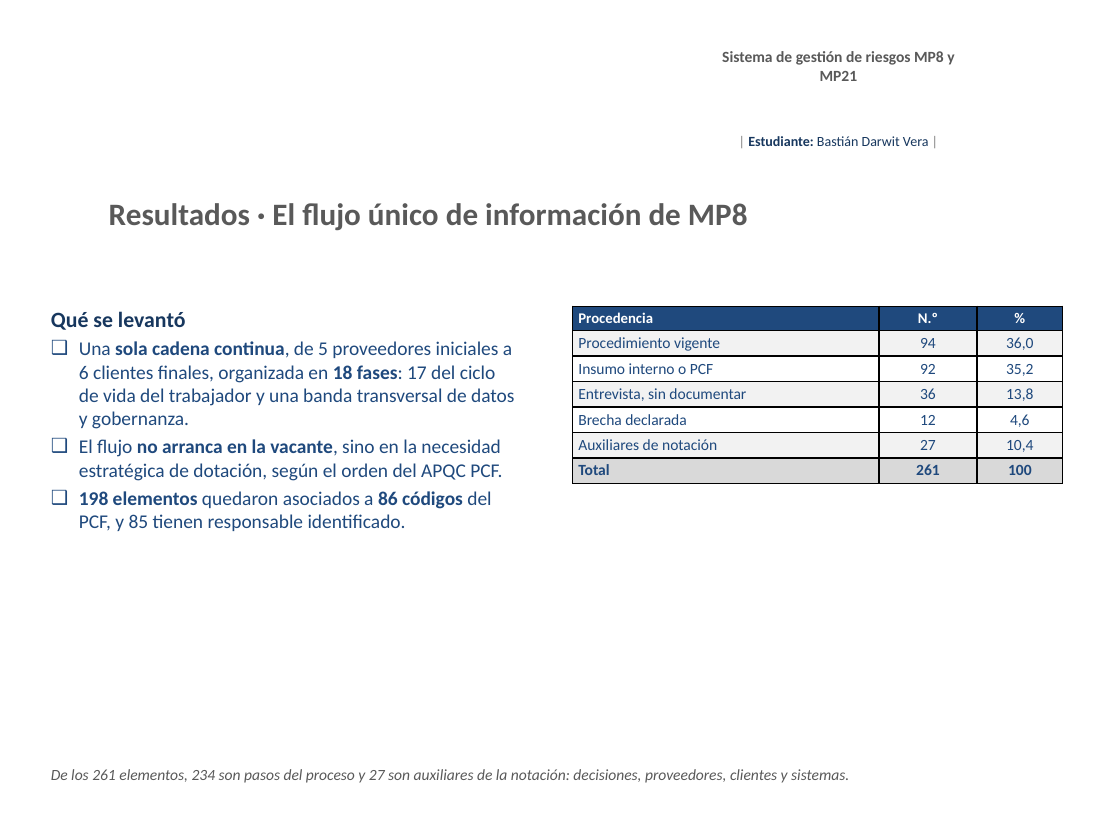
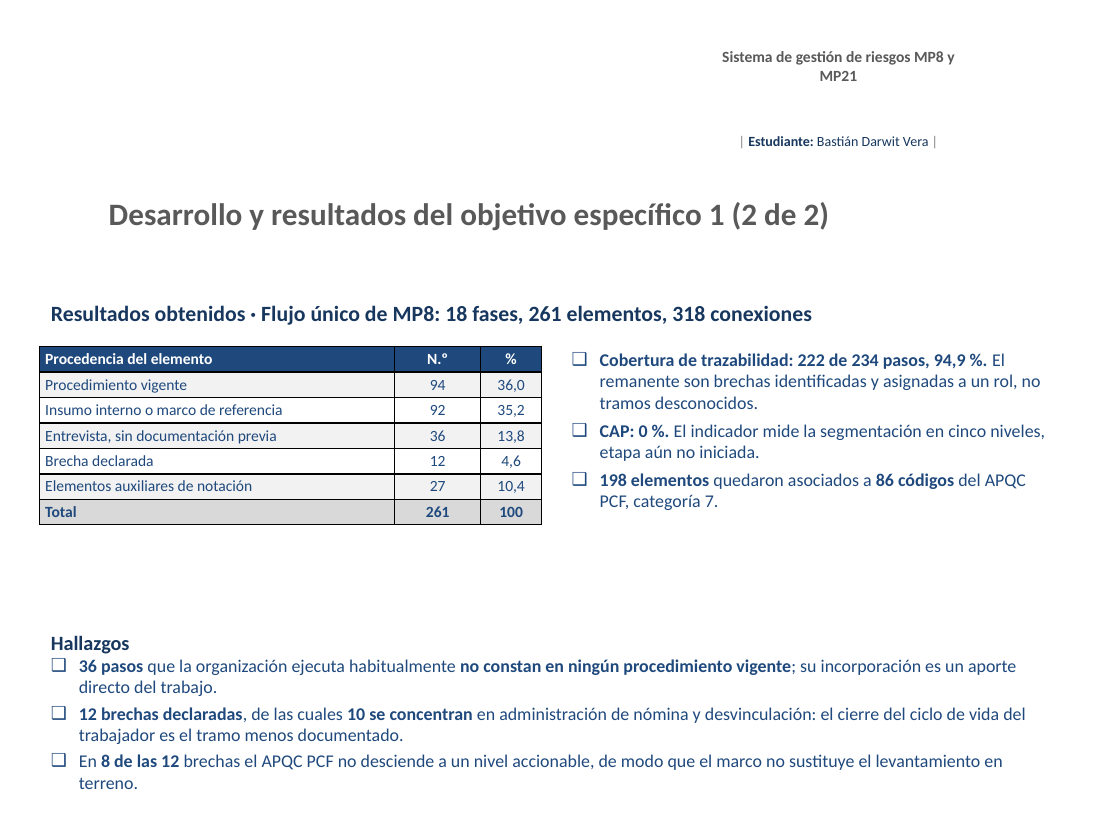
Before and after one commit to BastianDarwit/AFE, a slide deck: slide 9 of Avance_1_TFG_Bastian_Darwit_v1.pptx (slide 10 before the commit). Drawn at 1120x840 pixels with LibreOffice and Linux fonts; fonts in the diff are those of the drawing; background and template pictures are left out. Boxes give left, top, right and bottom in pixels: in the first picture for what was removed or moved away, otherwise in the second. Text is boxed around its words. In the diff, an @@ line names an element or a change of style, - is before the commit and + after.

```diff
--- a/Avance_1_TFG_Bastian_Darwit_v1.pptx
+++ b/Avance_1_TFG_Bastian_Darwit_v1.pptx
@@ text at [109, 202, 829, 230]: text changed @@
-Resultados · El flujo único de información de MP8
+Desarrollo y resultados del objetivo específico 1 (2 de 2)
@@ text at [51, 305, 812, 325]: text changed; size 12.5 to 14 pt; text colour #1F497D to #17375E; bold on @@
-Qué se levantó
-❑ Una sola cadena continua, de 5 proveedores iniciales a 6 clientes finales, organizada en 18 fases: 17 del ciclo de vida del trabajador y una banda transversal de datos y gobernanza.
-❑ El flujo no arranca en la vacante, sino en la necesidad estratégica de dotación, según el orden del APQC PCF.
-❑ 198 elementos quedaron asociados a 86 códigos del PCF, y 85 tienen responsable identificado.
+Resultados obtenidos · Flujo único de MP8: 18 fases, 261 elementos, 318 conexiones
@@ table at [39, 346, 542, 604] @@
-row 1, column 1: Procedencia
+row 1, column 1: Procedencia del elemento
-row 3, column 1: Insumo interno o PCF
+row 3, column 1: Insumo interno o marco de referencia
-row 4, column 1: Entrevista, sin documentar
+row 4, column 1: Entrevista, sin documentación previa
-row 6, column 1: Auxiliares de notación
+row 6, column 1: Elementos auxiliares de notación
@@ size 9.5 to 10 pt in "N.º", "%" @@
@@ table: place and size @@
-table at [572, 306, 1062, 612]
+table at [39, 346, 542, 604]
@@ text added at [600, 353, 1045, 510], 11.5 pt, text #1F497D @@
+❑ Cobertura de trazabilidad: 222 de 234 pasos, 94,9 %. El remanente son brechas identificadas y asignadas a un rol, no tramos desconocidos.
+❑ CAP: 0 %. El indicador mide la segmentación en cinco niveles, etapa aún no iniciada.
+❑ 198 elementos quedaron asociados a 86 códigos del APQC PCF, categoría 7.
@@ text added at [51, 635, 1025, 789], 11.5 pt, text #1F497D @@
+Hallazgos
+❑ 36 pasos que la organización ejecuta habitualmente no constan en ningún procedimiento vigente; su incorporación es un aporte directo del trabajo.
+❑ 12 brechas declaradas, de las cuales 10 se concentran en administración de nómina y desvinculación: el cierre del ciclo de vida del trabajador es el tramo menos documentado.
+❑ En 8 de las 12 brechas el APQC PCF no desciende a un nivel accionable, de modo que el marco no sustituye el levantamiento en terreno.
@@ text removed at [51, 769, 849, 783] @@
-De los 261 elementos, 234 son pasos del proceso y 27 son auxiliares de la notación: decisiones, proveedores, clientes y sistemas.
```
Also in this commit, not shown: 7 other slides changed, 6 slides removed, 1 other file.
